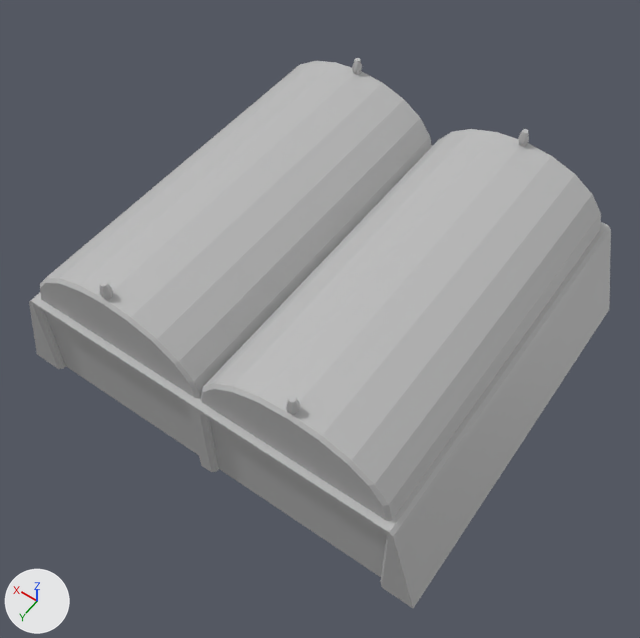
Renders of the FBX model Models/Area51/Tower/Base/Area51_tower_area51base_d0.fbx from each side of a commit.
The view is the same before and after, from a 50 mm lens placed at (-0.0584, 0.0847, 0.1354), pointed at (-0.0032, 0.0073, 0.0137). Every picture has the same lights, and +X, +Y and +Z are marked at lower left. Where no turn or scale is listed for an object, it has been applied to the vertices.

Script lines for the objects in view, before the commit:
```python
me_mesh = bpy.data.meshes.new('Mesh')
me_mesh.from_pydata(...)  # 298 vertices, 316 faces; spans x -0.0415..0.0415, y -0.0363..0.0363, z 0.0..0.0344
me_mesh.materials.append(mat_lambert1)  # grey #bcbcbc
ob_area51_tower_area51base_d0 = bpy.data.objects.new('Area51_tower_area51base_d0', me_mesh)
ob_area51_tower_area51base_d0.location = (0.0, 0.0, 0.0)
```
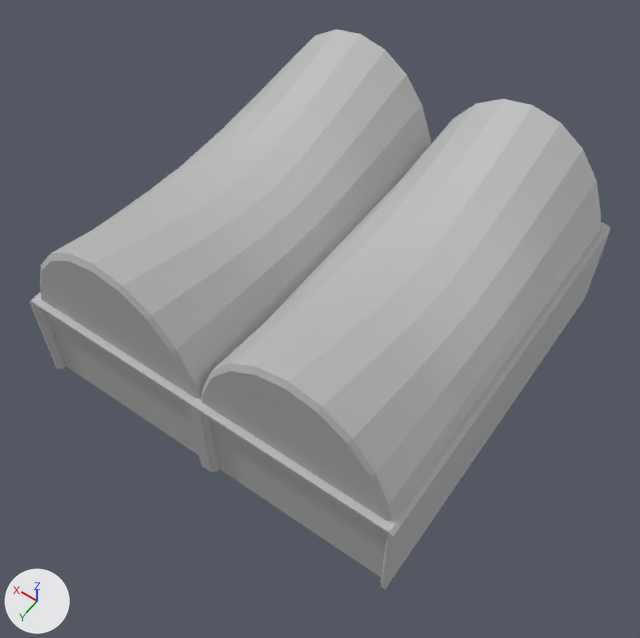
Where the change shows, as pixel boxes (x1, y1, x2, y2) in the pictures (640 x 638 px):
```json
{"object": "Area51_tower_area51base_d0", "change": "reshaped", "before": [29, 58, 611, 608], "after": [29, 29, 611, 589]}
{"part": 1, "of": "me_mesh", "change": "deleted", "before": [518, 129, 529, 147]}
{"part": 2, "of": "me_mesh", "change": "deleted", "before": [99, 281, 113, 300]}
{"part": 3, "of": "me_mesh", "change": "deleted", "before": [352, 58, 362, 75]}
{"part": 4, "of": "me_mesh", "change": "deleted", "before": [286, 396, 300, 415]}
{"part": 5, "of": "me_mesh", "change": "built on", "before": [29, 61, 611, 608], "after": [29, 29, 611, 589]}
```

The change, as JSON lines over the scene's bpy script:
```json
{"block": "me_mesh", "where": "# used by ob_area51_tower_area51base_d0; location = (0.0, 0.0, 0.0)"}
{"op": "remove", "block": "me_mesh", "code": "me_mesh.from_pydata(...)  # 298 vertices, 316 faces; spans x -0.0415..0.0415, y -0.0363..0.0363, z 0.0..0.0344"}
{"op": "add", "block": "me_mesh", "code": "me_mesh.from_pydata(...)  # 299 vertices, 296 faces; spans x -0.0363..0.0363, y -0.0363..0.0363, z 0.0..0.0396"}
{"block": "me_mesh", "change": "me_mesh part 1: the loose piece of 26 vertices spanning x -0.0185..-0.0165, y -0.0346..-0.0328, z 0.0316..0.0344 is deleted"}
{"block": "me_mesh", "change": "me_mesh part 2: the loose piece of 26 vertices spanning x 0.0165..0.0185, y 0.0328..0.0346, z 0.0316..0.0344 is deleted"}
{"block": "me_mesh", "change": "me_mesh part 3: the loose piece of 26 vertices spanning x 0.0165..0.0185, y -0.0346..-0.0328, z 0.0316..0.0344 is deleted"}
{"block": "me_mesh", "change": "me_mesh part 4: the loose piece of 26 vertices spanning x -0.0185..-0.0165, y 0.0328..0.0346, z 0.0316..0.0344 is deleted"}
{"block": "me_mesh", "change": "me_mesh part 5"}
{"block": "me_mesh", "change": "20 faces are deleted"}
{"block": "me_mesh", "change": "12 vertices in x -0.0229..0.0229, y -0.035..0.035, z 0.0311 move by (0.0, 0.0, 0.0073)"}
{"block": "me_mesh", "change": "8 vertices in x -0.0336..0.0336, y -0.035..0.035, z 0.0235 move by (0.0, 0.0, -0.0002)"}
{"block": "me_mesh", "change": "8 vertices in x -0.0311..0.0311, y -0.035..0.035, z 0.0266 move by (0.0, 0.0, 0.0029)"}
{"block": "me_mesh", "change": "8 vertices in x -0.0317..0.0317, y -0.0344..0.0344, z 0.0269 move by (0.0, 0.0, 0.0031)"}
{"block": "me_mesh", "change": "8 vertices in x -0.0273..0.0273, y -0.035..0.035, z 0.029 move by (0.0, 0.0, 0.0053)"}
{"block": "me_mesh", "change": "8 vertices in x -0.0278..0.0278, y -0.0344..0.0344, z 0.0295 move by (0.0, 0.0, 0.0056)"}
{"block": "me_mesh", "change": "28 vertices move from x -0.0415..0.0415, y -0.0363..0.0363, z 0.0..0.0317 to x -0.0363..0.0363, y -0.0363..0.0363, z 0.0..0.0396"}
{"block": "me_mesh", "change": "71 vertices are added at x -0.035..0.035, y -0.02..0.02, z 0.02..0.0348"}
{"block": "me_mesh", "change": "7 new vertices lie (0.0, 0.0144, 0.0) away from vertices in x -0.035..0.035, y -0.0344, z 0.02..0.0236"}
{"block": "me_mesh", "change": "7 new vertices lie (0.0, -0.0144, 0.0) away from vertices in x -0.035..0.035, y 0.0344, z 0.02..0.0236"}
{"block": "me_mesh", "change": "7 new vertices lie (0.0, 0.01, 0.0) away from vertices in x -0.035..0.035, y -0.02..-0.01, z 0.02..0.0235"}
{"block": "me_mesh", "change": "7 new vertices lie (0.0, 0.01, 0.0) away from vertices in x -0.035..0.035, y -0.01..0.0, z 0.02..0.0235"}
{"block": "me_mesh", "change": "6 new vertices lie (-0.0054, 0.0, -0.0006) away from vertices in x -0.0175..0.0175, y -0.01..0.01, z 0.0308..0.0321"}
{"block": "me_mesh", "change": "120 new faces join them"}
```
